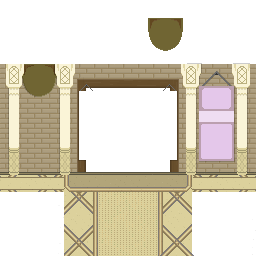
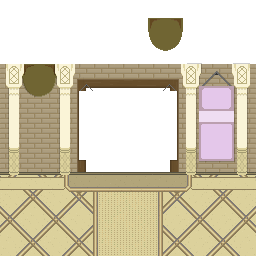
Layers edited between the first and the second w=256, h=256 image:
renamed "Wall copy" to "Layer 11", painted on it over bbox(0, 174, 256, 256)
